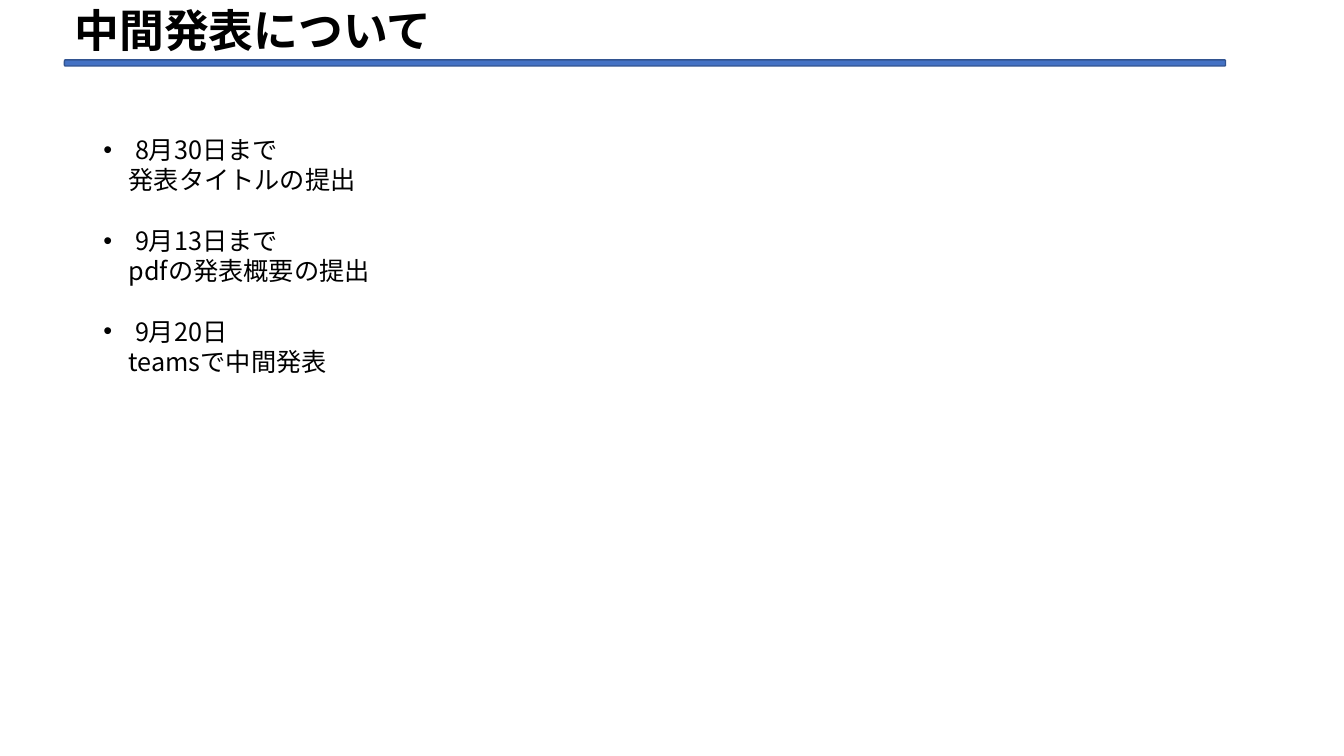
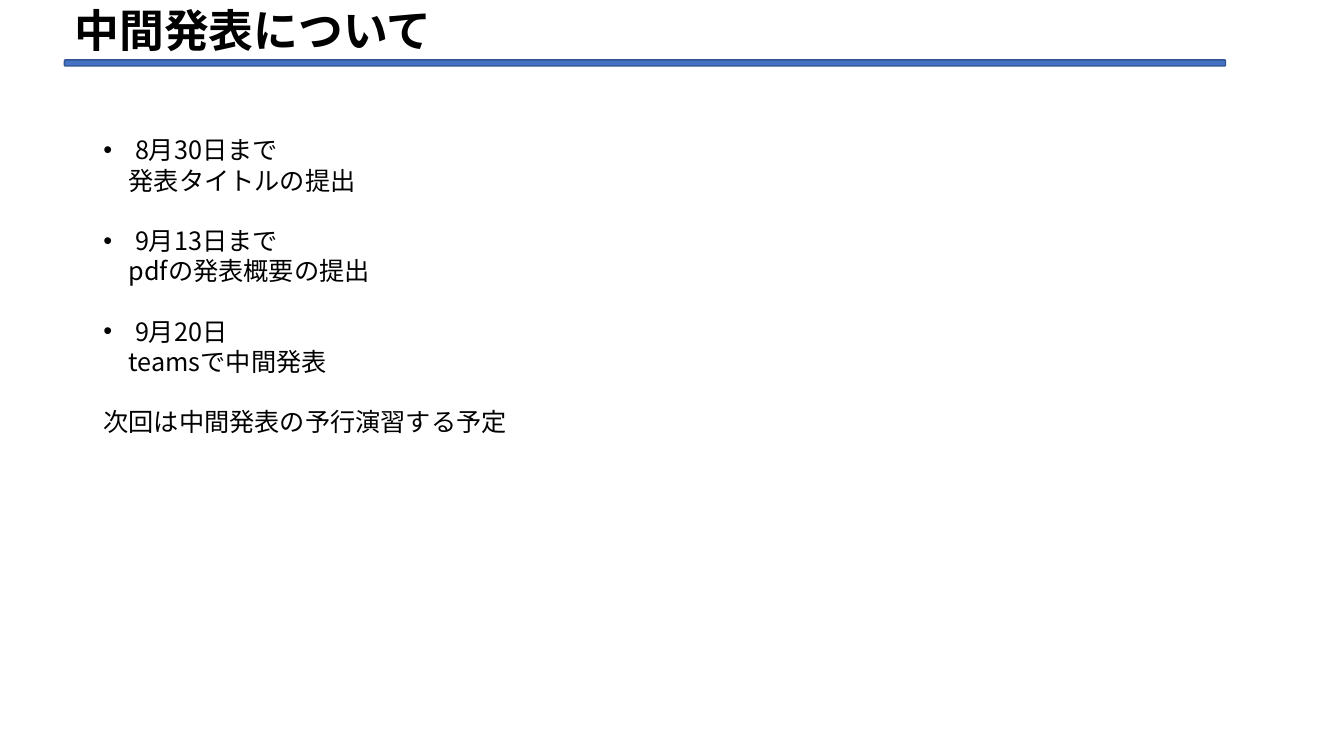
Before and after one commit to Legolas9999/TSP, a slide deck: slide 7 of lcj_gm_32.pptx. Drawn at 1344x756 pixels with LibreOffice and Linux fonts; fonts in the diff are those of the drawing. Boxes give left, top, right and bottom in pixels: in the first picture for what was removed or moved away, otherwise in the second. Text is boxed around its words. In the diff, an @@ line names an element or a change of style, - is before the commit and + after.

Commit message:
update

```diff
--- a/lcj_gm_32.pptx
+++ b/lcj_gm_32.pptx
@@ text at (103,409,506,433): paragraph added @@
+次回は中間発表の予行演習する予定
```
